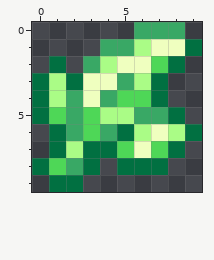
Edited in one commit: pixel-art sprite (Resources/Textures/Items/Miscellaneous/MagicHerb3.png). The first picture shows the starting point.
The file is 20x20 pixels, drawn in blocks of 2x2; one block is one cell here.
The result:
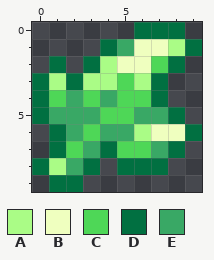
Palette (. is transparent): A #aafc86  B #efffbf  C #4ed757  D #017041  E #39a865
Change:
y 0: x 6..8 EEE -> DDD
y 1: x 4 E -> D; x 6 A -> B; x 8 B -> A
y 2: x 3 E -> D
y 3: x 3..5 BBE -> AAC
y 4: x 1 A -> C; x 3 B -> C
y 5: x 1 C -> E; x 3..5 CAA -> ECC
y 6: x 5 D -> E; x 8 A -> B
y 7: x 2..3 AD -> CE; x 6..7 BC -> CE
y 8: x 1 C -> A
Boxes around the changes in both pictures, in picture pixels (x1, y1, x2, y2):
changed: (49, 22, 185, 175)
